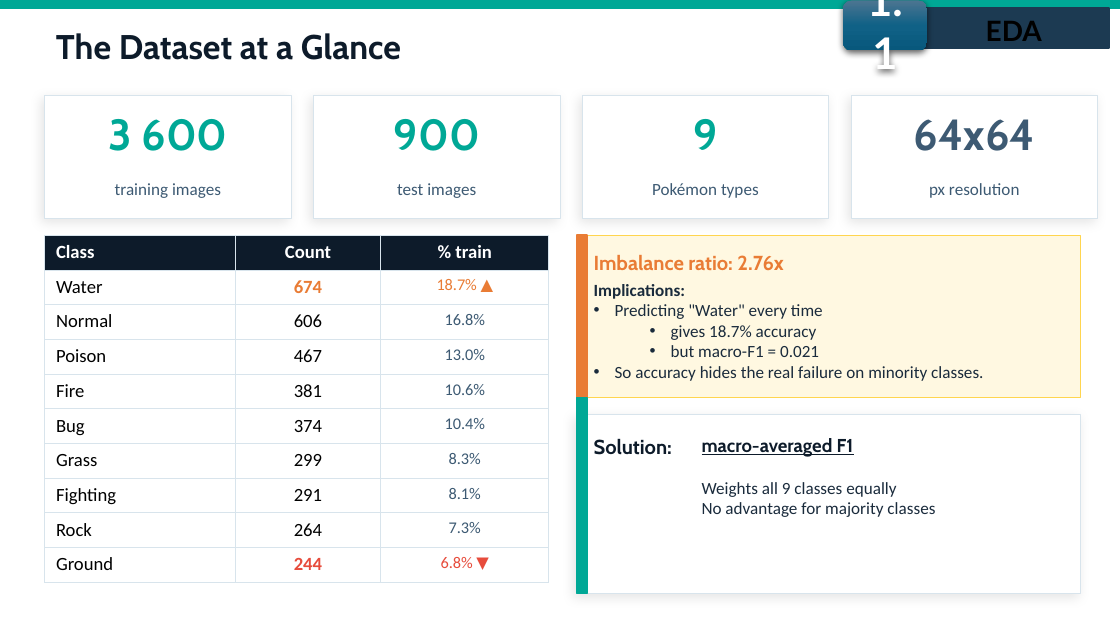
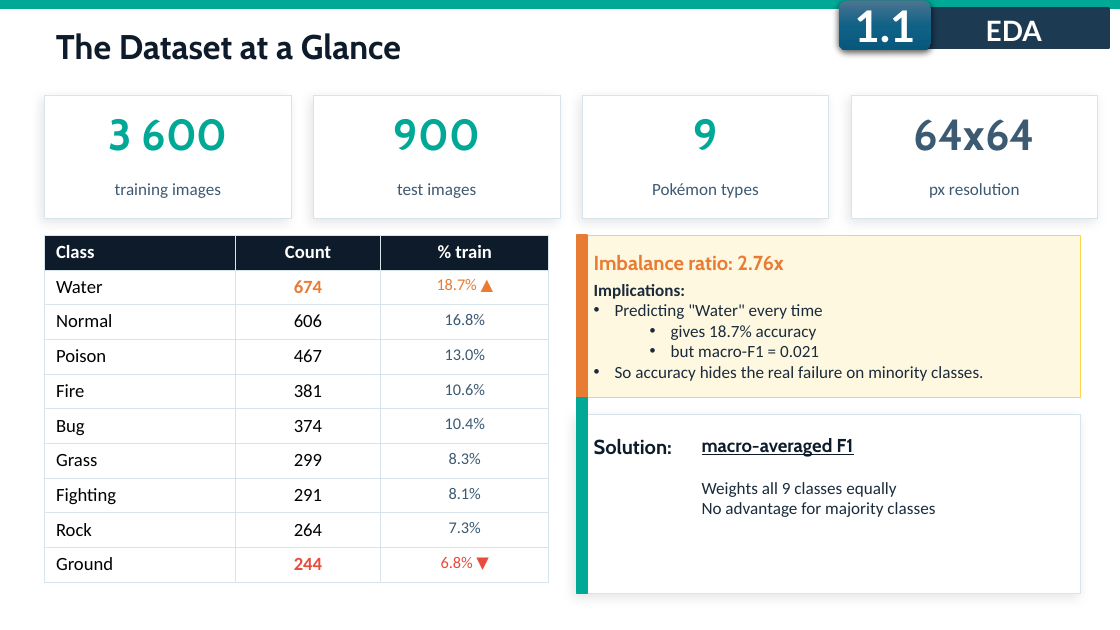
Before and after one commit to fmssilva/DL_Proj, a slide deck: slide 6 of assignment_1/task3/Task3_report.pptx. Drawn at 1120x630 pixels with LibreOffice and Linux fonts; fonts in the diff are those of the drawing. Boxes give left, top, right and bottom in pixels: in the first picture for what was removed or moved away, otherwise in the second. Text is boxed around its words. In the diff, an @@ line names an element or a change of style, - is before the commit and + after.

```diff
--- a/assignment_1/task3/Task3_report.pptx
+++ b/assignment_1/task3/Task3_report.pptx
@@ rounded rectangle "1.1": place and size @@
-rounded rectangle "1.1" at bbox=[843, 0, 927, 50]
+rounded rectangle "1.1" at bbox=[839, 0, 931, 50]
@@ rectangle "EDA" at bbox=[918, 8, 1109, 48]: text colour #000000 to #FFFFFF @@
```
Also in this commit, not shown: 6 other slides changed.
